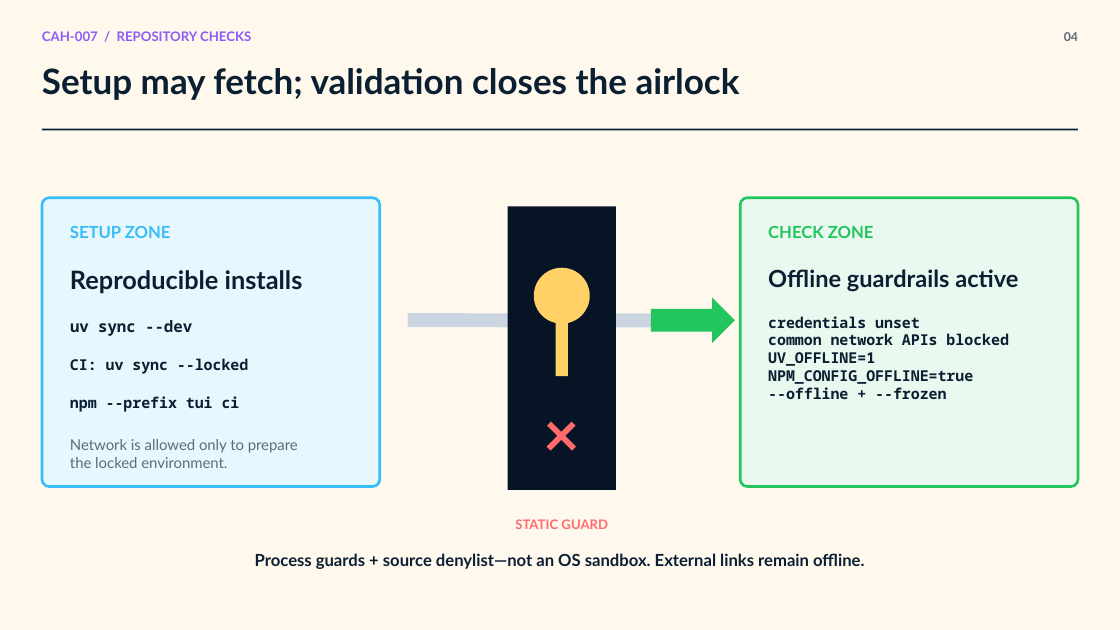
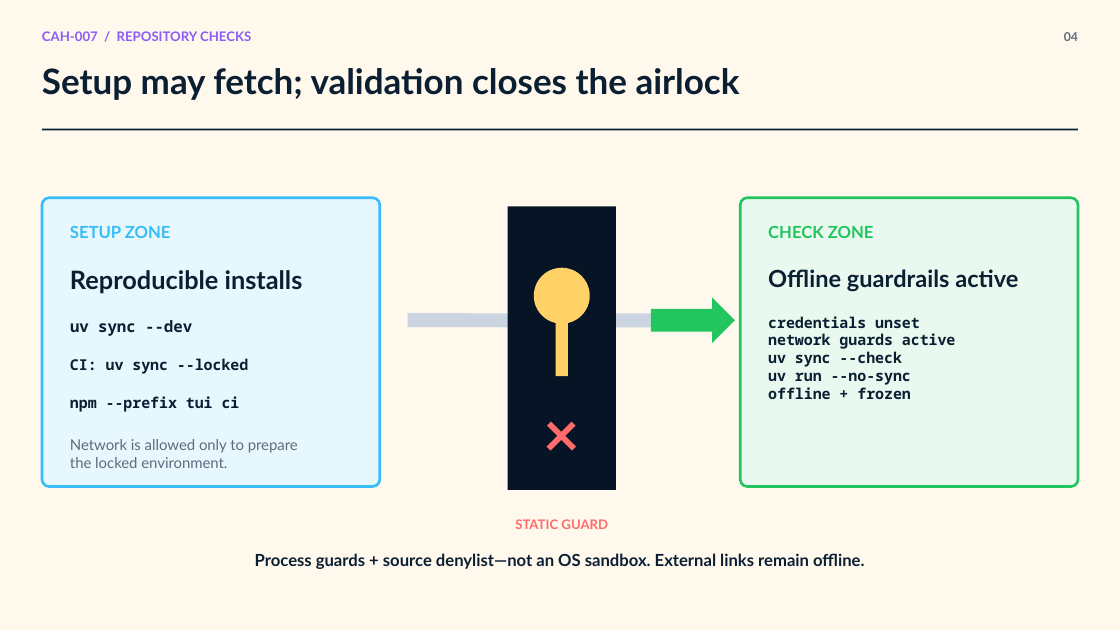
Before and after one commit to jimmie-potts/code-assist-harness, a slide deck: slide 4 of docs/lessons/assets/cah-007-repository-checks.pptx. Drawn at 1120x630 pixels with LibreOffice and Linux fonts; fonts in the diff are those of the drawing. Boxes give left, top, right and bottom in pixels: in the first picture for what was removed or moved away, otherwise in the second. Text is boxed around its words. In the diff, an @@ line names an element or a change of style, - is before the commit and + after.

Commit message:
Address repository check review feedback

```diff
--- a/docs/lessons/assets/cah-007-repository-checks.pptx
+++ b/docs/lessons/assets/cah-007-repository-checks.pptx
@@ text at [768,316,956,399]: text changed @@
-credentials unset
-common network APIs blocked
-UV_OFFLINE=1
-NPM_CONFIG_OFFLINE=true
---offline + --frozen
+credentials unset
+network guards active
+uv sync --check
+uv run --no-sync
+offline + frozen
```
Also in this commit, not shown: 2 other slides changed, 7 other files.
